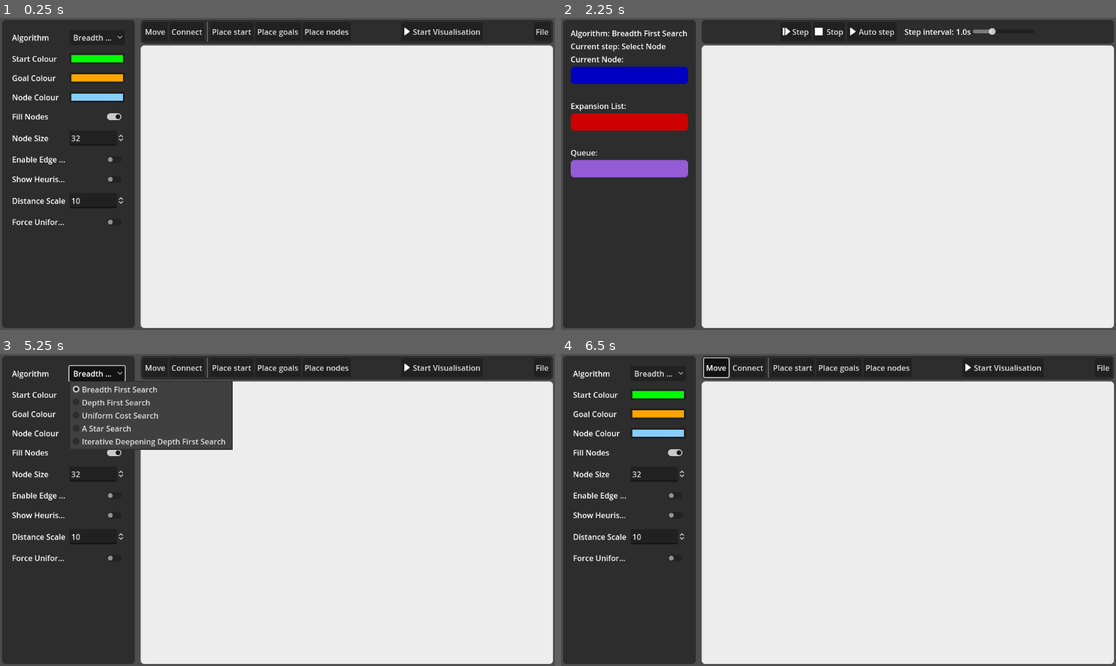
Above: before the commit, frames 1-4 (two rows, left to right).
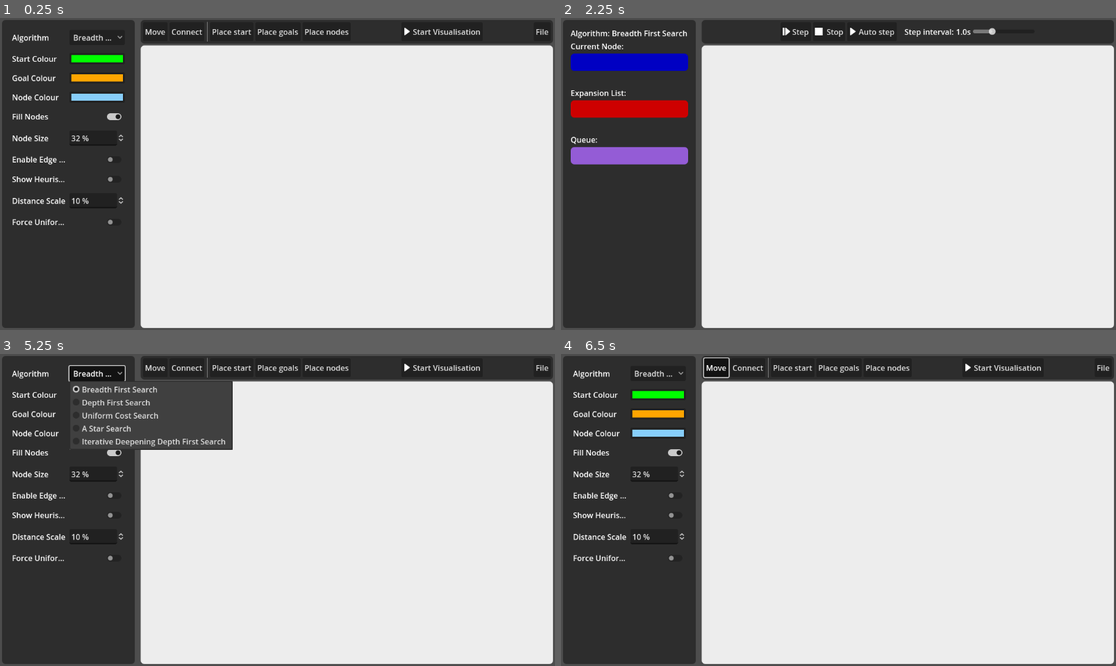
Above: after the commit, the same moments.

Repository: MattBann/Search-Tree-Traversal
Game: Godot game, scene res://scenes/main.tscn
The game is run twice, just before and just after one commit, with the same random seed, the same clock (stepped at 60 frames per second) and the same inputs.
Inputs:
- Up to frame 1 (0.25 s): no input
- Up to frame 2 (2.25 s): click "Place start" at 0.5 s; click "Place start" at 1.25 s; click "Start Visualisation" at 2 s
- Up to frame 3 (5.25 s): click "Step" at 2.75 s; click "Start Visualisation" at 3.5 s; click "Stop" at 4.25 s; click "Breadth First Search" at 5 s
- Up to frame 4 (6.5 s): click "Move" at 5.75 s

The runs differ from the first frame. In frame 1, less than 0.1% of the frame differs, in the area x 14-17%, y 37-60%; in frame 2, 5.7%, in the area x 1-23%, y 8-52%; in frame 3, less than 0.1%; in frame 4, less than 0.1%.
Error after the commit: Cannot call method 'hide' on a null value. (res://scripts/visualisation/visualisation_info.gd:32)

Commit message:
Prevent accidental node clicking by adding offset

Diff:
--- a/scenes/option.tscn
+++ b/scenes/option.tscn
@@ -38,6 +38,7 @@
 [node name="SpinBox" type="SpinBox" parent="HBoxContainer"]
 layout_mode = 2
 size_flags_horizontal = 3
+suffix = "%"
 select_all_on_focus = true
 
 [connection signal="item_selected" from="HBoxContainer/OptionList" to="." method="_on_option_list_item_selected"]
--- a/scenes/visualisation_info.tscn
+++ b/scenes/visualisation_info.tscn
@@ -33,9 +33,6 @@
 script = ExtResource("1_ck75f")
 
 [node name="AlgorithmTypeLabel" type="Label" parent="."]
-layout_mode = 2
-
-[node name="CurrentStageLabel" type="Label" parent="."]
 layout_mode = 2
 
 [node name="Label" type="Label" parent="."]
@@ -101,6 +98,3 @@
 custom_minimum_size = Vector2(0, 26)
 layout_mode = 2
 vertical_alignment = 1
-
-[node name="ExtrasLabel" type="Label" parent="."]
-layout_mode = 2
--- a/scripts/views/edge_view.gd
+++ b/scripts/views/edge_view.gd
@@ -133,17 +133,19 @@
 
 	# If right clicking on (or close to) the edge, open the context menu
 	if event is InputEventMouseButton and event.button_index == MOUSE_BUTTON_RIGHT and event.is_pressed() and not connecting_mode:
-		var p := get_global_mouse_position() - global_position
-		var proj := p.dot(to_pos)
-		var ablen_sqr := to_pos.length_squared()
+		var offset : Vector2 = to_pos.normalized()*Controller.get_current_config().get_option("node_size")
+		var p := get_global_mouse_position() - (global_position + offset)
+		var to := to_pos - offset*2
+		var proj := p.dot(to)
+		var ablen_sqr := to.length_squared()
 		var d := proj / ablen_sqr
 		var cp : Vector2
 		if d <= 0:
 			cp = Vector2.ZERO
 		elif d >= 1:
-			cp = to_pos
+			cp = to
 		else:
-			cp = to_pos * d
+			cp = to * d
 		if (cp-p).length_squared() < 25.0 :
 			popup_menu.popup_on_parent(get_global_rect())
 			popup_menu.position += Vector2i(get_local_mouse_position().floor())
